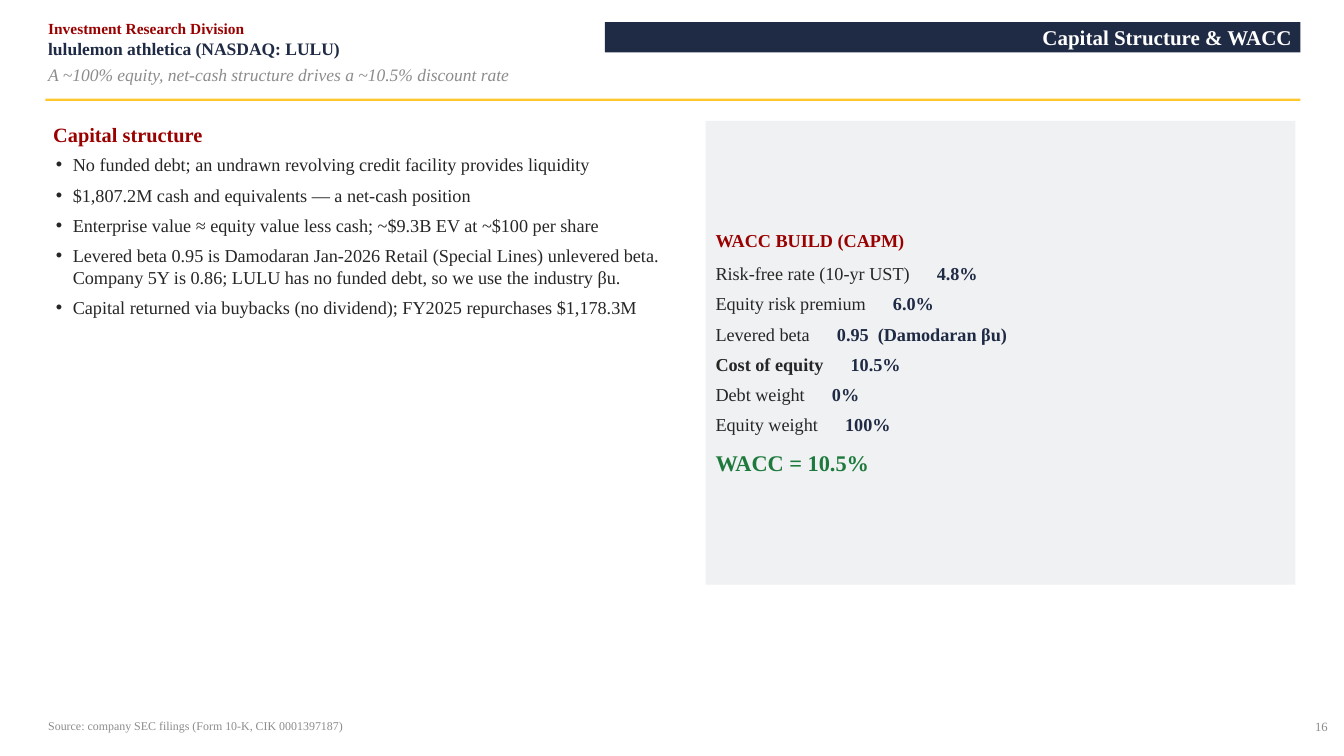
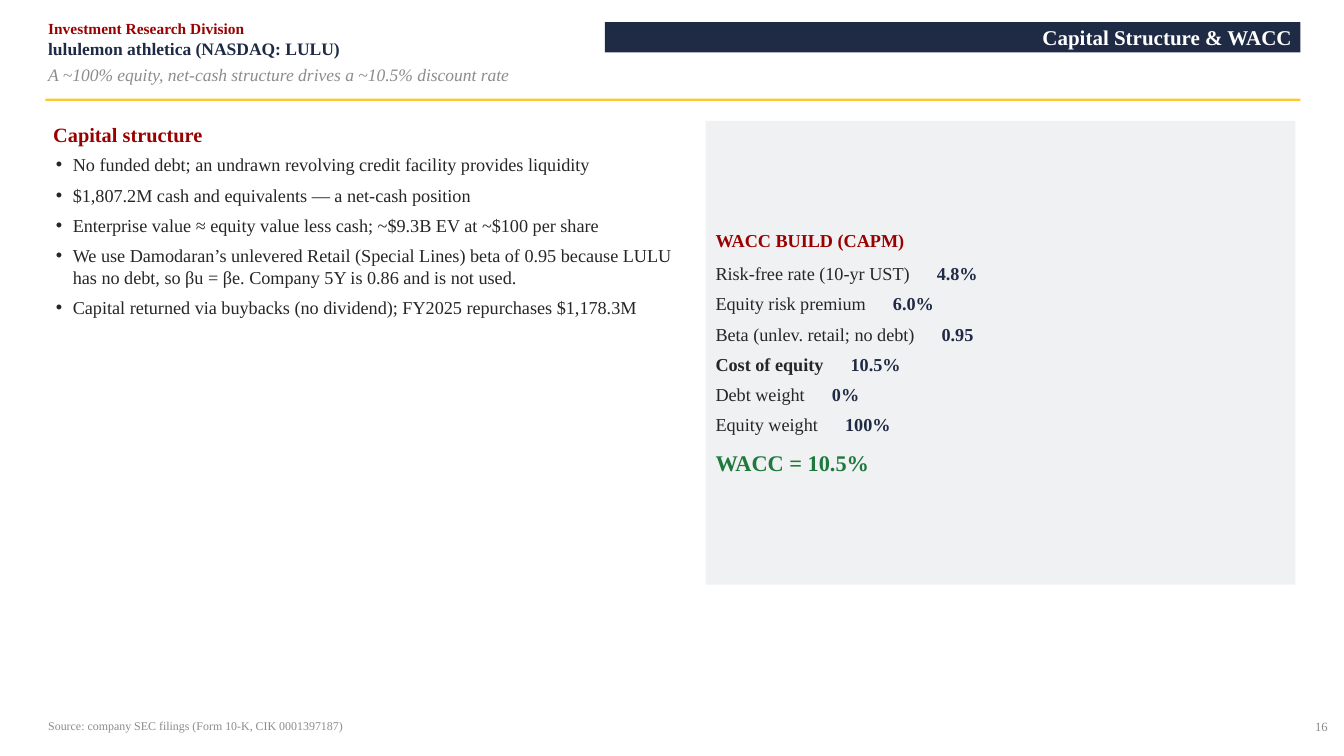
Before and after one commit to vengeanceaiUSC/RM, a slide deck: slide 17 of LULU/LULU_Investment_Pitch_Deck.pptx. Drawn at 1344x756 pixels with LibreOffice and Linux fonts; fonts in the diff are those of the drawing. Boxes give left, top, right and bottom in pixels: in the first picture for what was removed or moved away, otherwise in the second. Text is boxed around its words. In the diff, an @@ line names an element or a change of style, - is before the commit and + after.

```diff
--- a/LULU/LULU_Investment_Pitch_Deck.pptx
+++ b/LULU/LULU_Investment_Pitch_Deck.pptx
@@ text at box(73, 249, 671, 288): text changed @@
-• Levered beta 0.95 is Damodaran Jan-2026 Retail (Special Lines) unlevered beta. Company 5Y is 0.86; LULU has no funded debt, so we use the industry βu.
+• We use Damodaran’s unlevered Retail (Special Lines) beta of 0.95 because LULU has no debt, so βu = βe. Company 5Y is 0.86 and is not used.
@@ text in rectangle at box(716, 328, 914, 345): text changed; text colour #1F2A44 to #262626; bold off @@
-Levered beta 0.95 (Damodaran βu)
+Beta (unlev. retail; no debt) 0.95
```
Also in this commit, not shown: 5 other files.
